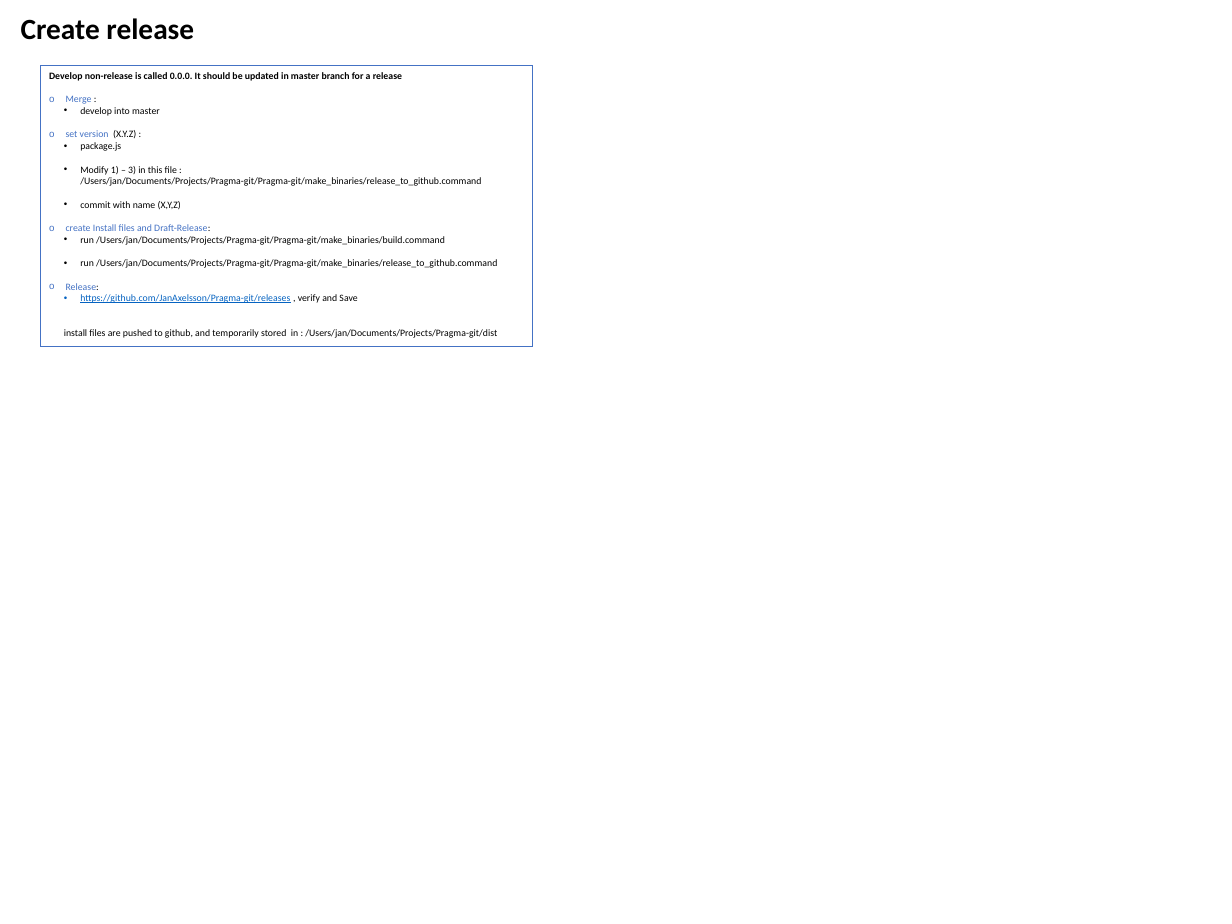
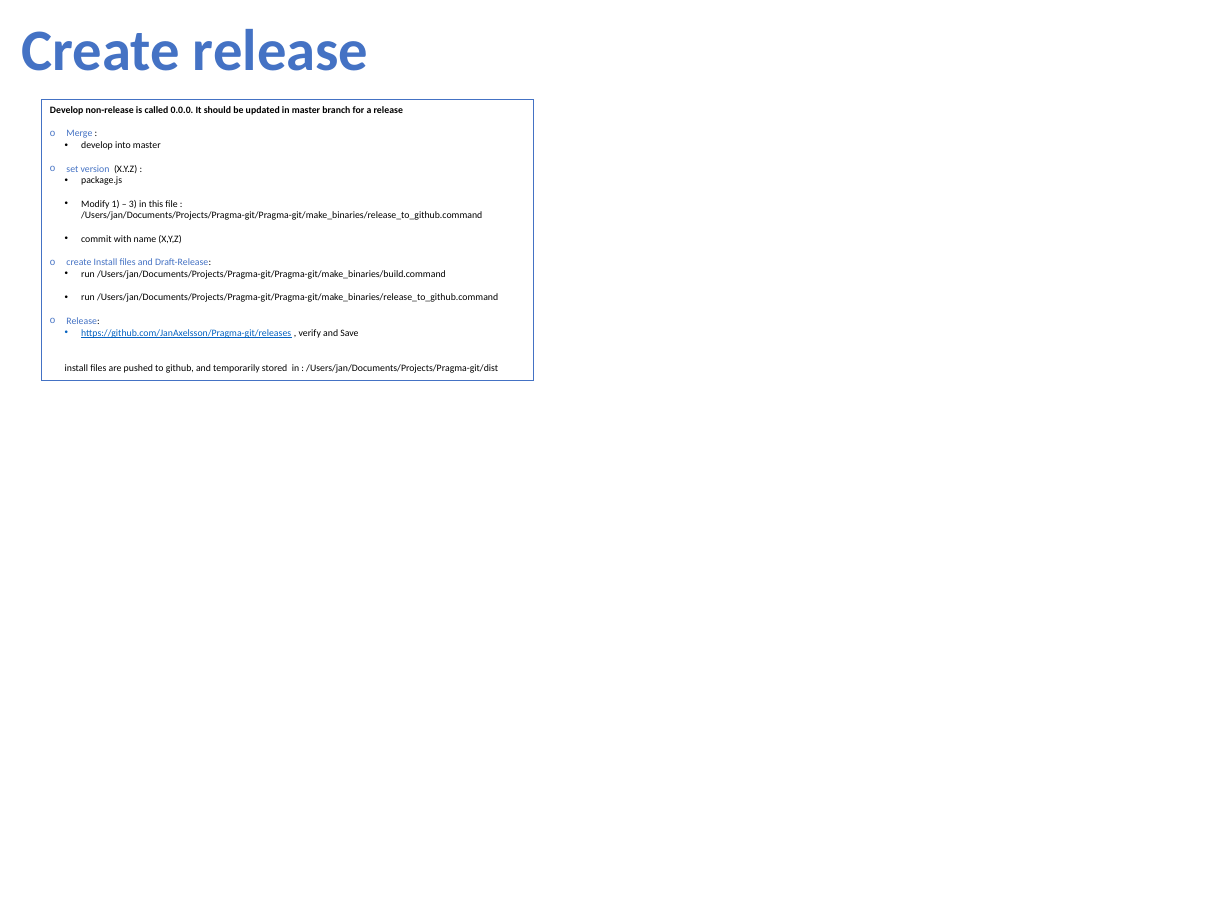
Before and after one commit to pragma-git/pragma-git, a slide deck: slide 1 of docs/Tech-overview.pptx. Drawn at 1232x924 pixels with LibreOffice and Linux fonts; fonts in the diff are those of the drawing. Boxes give left, top, right and bottom in pixels: in the first picture for what was removed or moved away, otherwise in the second. Text is boxed around its words. In the diff, an @@ line names an element or a change of style, - is before the commit and + after.

Commit message:
Doc for graph layout

```diff
--- a/docs/Tech-overview.pptx
+++ b/docs/Tech-overview.pptx
@@ text "Create release" at [21,29,368,71]: size 24 to 48 pt, text colour #000000 to #4472C4 @@
@@ rectangle "Develop non-release is called 0.0.0. ...": place and size @@
-rectangle "Develop non-release is called 0.0.0. ..." at [40,65,532,347]
+rectangle "Develop non-release is called 0.0.0. ..." at [41,99,533,381]
```
Also in this commit, not shown: 6 other slides changed, 1 slide added.
